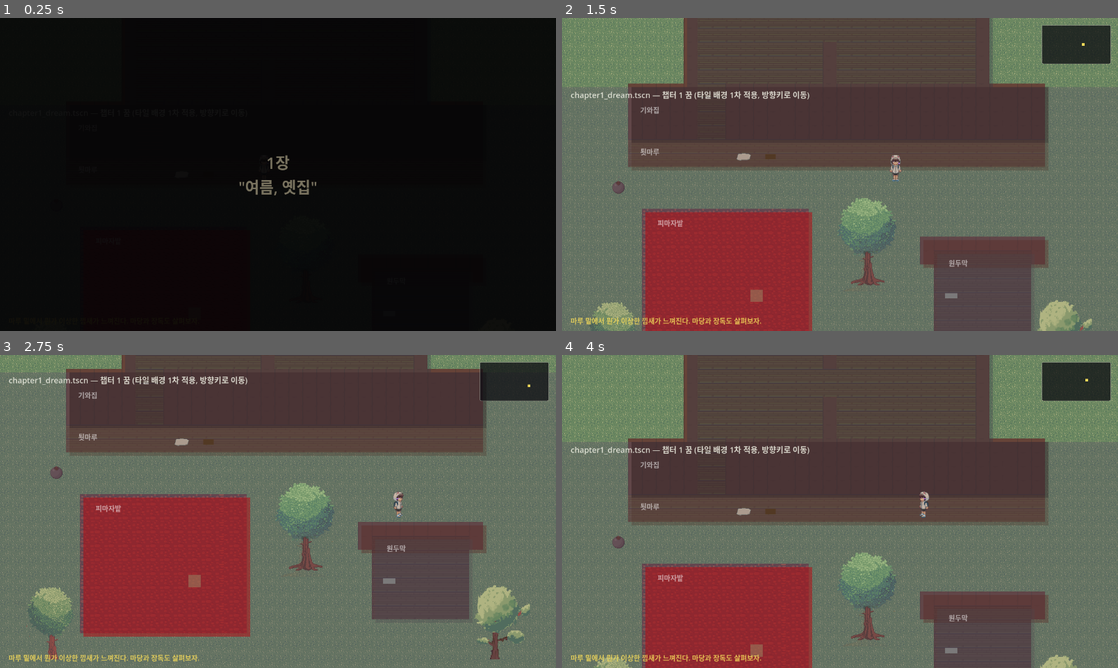
Above: before the commit, frames 1-4 (two rows, left to right).
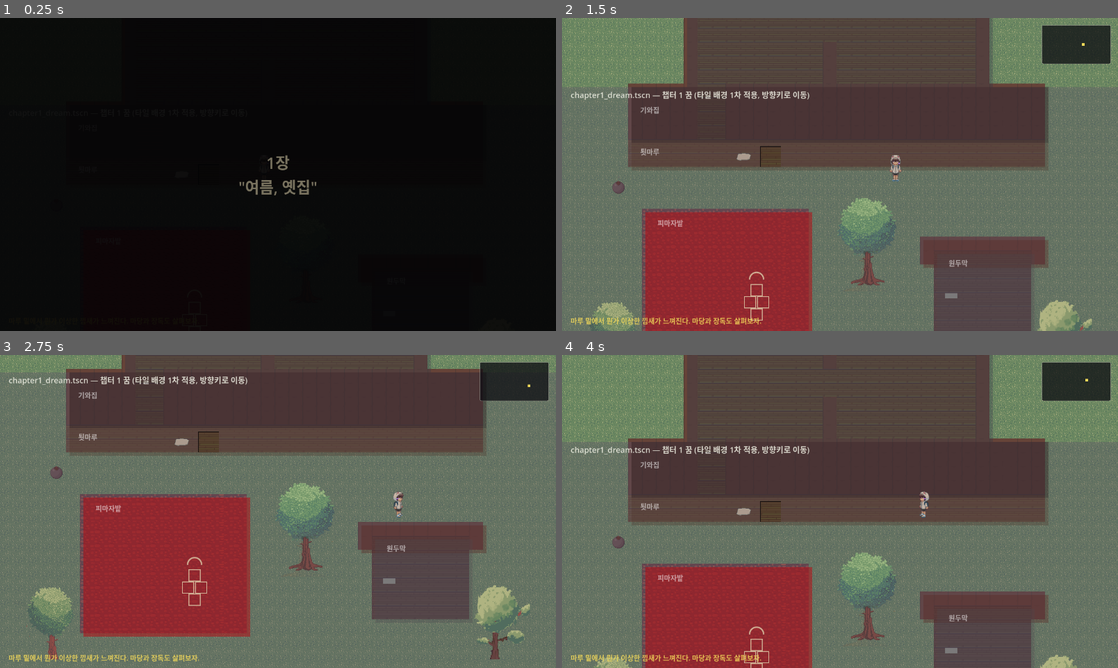
Above: after the commit, the same moments.

Repository: YGseok/ProjectS
Game: Godot game, scene res://scenes/chapter1_dream.tscn
The game is run twice, just before and just after one commit, with the same random seed, the same clock (stepped at 60 frames per second) and the same inputs. This scene is started directly instead of the project's main scene.
Inputs (mouse positions are in pixels of both pictures, inside the frame that each line leads up to):
- Up to frame 1 (0.25 s): no input
- Up to frame 2 (1.5 s): tap Enter (ui_accept) at 0.5, 0.77 s; move the mouse to (962, 158) at 0.52 s; hold Right (ui_right) 0.53-1.28 s; tap 1 at 0.6 s; click (962, 158) at 0.67 s; move the mouse to (728, 190) at 1.27 s; hold Down (ui_down) from 1.28 s (still down); tap 2 at 1.35 s; click (728, 190) at 1.42 s
- Up to frame 3 (2.75 s): tap Enter (ui_accept) at 1.52 s; move the mouse to (333, 442) at 2.02 s; release Down (ui_down) at 2.03 s; hold Right (ui_right) from 2.03 s (still down); tap 3 at 2.1 s; click (333, 442) at 2.17 s
- Up to frame 4 (4 s): move the mouse to (812, 574) at 2.77 s; release Right (ui_right) at 2.78 s; hold Up (ui_up) 2.78-3.53 s; tap 5 at 2.85 s; click (812, 574) at 2.92 s; tap Enter (ui_accept) at 3.02, 3.77 s; move the mouse to (1006, 558) at 3.52 s; hold Left (ui_left) from 3.53 s (still down); tap 6 at 3.6 s; click (1006, 558) at 3.67 s

The runs differ from the first frame. In frame 2, 0.2% of the frame differs, in the area x 32-40%, y 40-97%; in frame 3, 0.2%, in the area x 32-40%, y 24-81%; in frame 4, 0.2%.

Commit message:
v0.31: 마루 밑 판자/사방치기를 실제 그림으로 교체 (같은 방침)
사람 확인(2026-09-15: v0.30 캐릭터 스프라이트에 이은 "같은 방침")에
따라, 맞는 타일 에셋이 없어 ColorRect로 남아있던 마지막 두 오브젝트를
직접 제작으로 대체.

floorboard.gd: 이미 쓰고 있는 마루 타일(A5.png WOOD_LIGHT)을 크롭해
살짝 어둡게 + 위/왼쪽에 그림자 라인을 더한 floorboard_loose.png로
교체 — 새 그림이 아니라 기존 라이선스 자산을 가공.

hopscotch_key.gd: 맞는 타일이 아예 없어서 scripts/hopscotch_visual.gd
(신규)가 _draw()로 사각형 4칸+반원(하늘칸)을 직접 벡터로 그림. 사람
형상처럼 복잡한 형태가 아니라 기하학적 도형이라 절차적 생성이 안정적
으로 가능 — 캐릭터 때 중단했던 방식과는 성격이 다름.

tests/run_all.sh(30개) + qa/run_all.sh(11개) 전부 통과, 창을 띄운
일회성 확대 캡처로 두 그림 모두 육안 확인 후 검증 스크립트 삭제.

Co-Authored-By: Claude Sonnet 5 <noreply@anthropic.com>

Diff:
--- a/scenes/chapter1_dream.tscn
+++ b/scenes/chapter1_dream.tscn
@@ -22,6 +22,8 @@
 [ext_resource type="PackedScene" path="res://scenes/common/ObjectiveHint.tscn" id="21_objective_hint"]
 [ext_resource type="Script" path="res://scripts/chapter1_dream_entry.gd" id="22_dream_entry"]
 [ext_resource type="Script" path="res://scripts/pressure_plate_flavor.gd" id="23_plate"]
+[ext_resource type="Texture2D" path="res://assets/props/main_tileset_props/floorboard_loose.png" id="24_floorboard_tex"]
+[ext_resource type="Script" path="res://scripts/hopscotch_visual.gd" id="25_hopscotch_visual"]
 
 [sub_resource type="LabelSettings" id="LabelSettings_action_prompt"]
 font_size = 16
@@ -154,13 +156,8 @@
 script = ExtResource("14_floorboard")
 wall_mark_path = NodePath("../WallMarkFlash")
 
-[node name="Visual" type="ColorRect" parent="Floorboard"]
-offset_left = -12.0
-offset_top = -6.0
-offset_right = 12.0
-offset_bottom = 6.0
-mouse_filter = 2
-color = Color(0.32, 0.22, 0.13, 0.9)
+[node name="Visual" type="Sprite2D" parent="Floorboard"]
+texture = ExtResource("24_floorboard_tex")
 
 [node name="PromptLabel" type="Label" parent="Floorboard"]
 offset_left = -60.0
@@ -191,13 +188,8 @@
 position = Vector2(448, 480)
 script = ExtResource("16_hopscotch")
 
-[node name="Visual" type="ColorRect" parent="HopscotchKey"]
-offset_left = -14.0
-offset_top = -14.0
-offset_right = 14.0
-offset_bottom = 14.0
-mouse_filter = 2
-color = Color(0.6, 0.55, 0.4, 0.5)
+[node name="Visual" type="Node2D" parent="HopscotchKey"]
+script = ExtResource("25_hopscotch_visual")
 
 [node name="PromptLabel" type="Label" parent="HopscotchKey"]
 offset_left = -60.0
--- /dev/null
+++ b/scripts/hopscotch_visual.gd
@@ -0,0 +1,30 @@
+extends Node2D
+## 사방치기(하늘땅 놀이) 칸을 흙바닥에 직접 그린다 — 실제 타일 에셋이
+## 없어서(`assets/props/main_tileset_props/README.md` "못 찾은 것" 참고)
+## `_draw()`로 사각형 4칸 + 반원(하늘칸)을 그대로 벡터로 그린다(2026-09-15,
+## "기능부터 만들고 내용은 나중에" 방침을 캐릭터 스프라이트에 이어 여기도
+## 적용). 사람 얼굴/몸처럼 복잡한 형태가 아니라 사각형+반원 조합이라
+## 절차적으로 정확하게 그릴 수 있는 소재라서 채택함 — 예전에 중단했던
+## 캐릭터 절차적 생성(도형 조합으로 사람을 흉내내려다 한계에 부딪힘)과는
+## 성격이 다르다.
+
+const CELL := 26.0
+const GAP := 4.0
+const LINE_COLOR := Color(0.88, 0.82, 0.68, 0.8)
+const LINE_WIDTH := 2.0
+
+func _draw() -> void:
+	var row1_y := CELL * 1.5 + GAP
+	var row23_y := CELL * 0.5 + GAP * 0.5
+	var row4_y := -CELL * 0.5
+	var sky_y := -CELL * 1.5 - GAP
+
+	_draw_square(Vector2(0, row1_y))
+	_draw_square(Vector2(-CELL / 2.0 - GAP / 2.0, row23_y))
+	_draw_square(Vector2(CELL / 2.0 + GAP / 2.0, row23_y))
+	_draw_square(Vector2(0, row4_y))
+	draw_arc(Vector2(0, sky_y + CELL * 0.2), CELL * 0.62, PI, TAU, 20, LINE_COLOR, LINE_WIDTH, true)
+
+func _draw_square(center: Vector2) -> void:
+	var rect := Rect2(center - Vector2(CELL, CELL) / 2.0, Vector2(CELL, CELL))
+	draw_rect(rect, LINE_COLOR, false, LINE_WIDTH)
Binary file added: assets/props/main_tileset_props/floorboard_loose.png
Not shown, added: assets/props/main_tileset_props/floorboard_loose.png.import
Not shown, added: scripts/hopscotch_visual.gd.uid
Not shown, changed: assets/props/main_tileset_props/README.md
Not shown, changed: docs/CHANGELOG.md
Not shown, changed: docs/STATUS.md
